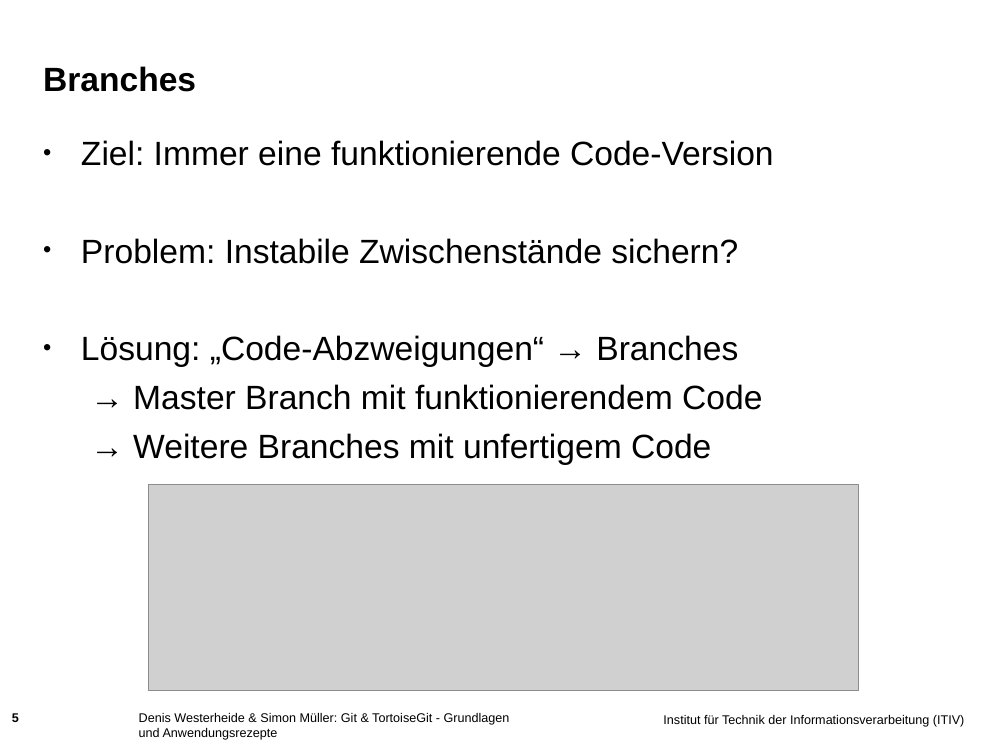
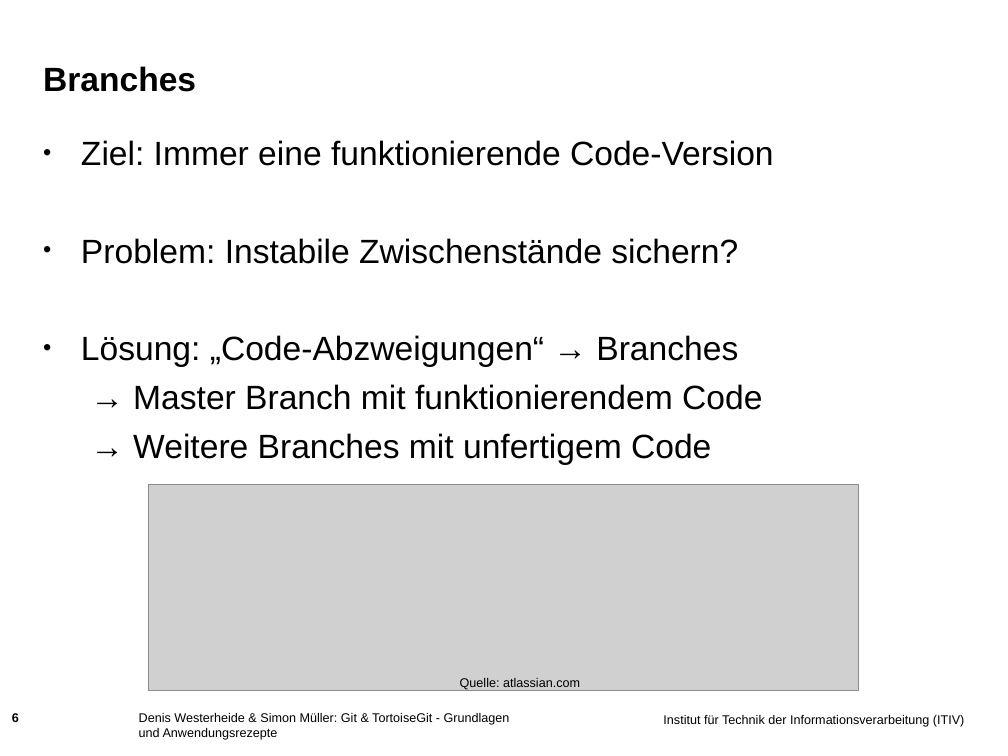
Before and after one commit to muellesi/PSE_2018, a slide deck: slide 6 of Präsentation/Simon/Praesentationsfolien_Simon.ppt (slide 5 before the commit). Drawn at 1008x756 pixels with LibreOffice and Linux fonts; fonts in the diff are those of the drawing; grey boxes stand for pictures; background and template pictures are left out. Boxes give left, top, right and bottom in pixels: in the first picture for what was removed or moved away, otherwise in the second. Text is boxed around its words. In the diff, an @@ line names an element or a change of style, - is before the commit and + after.

```diff
--- a/Präsentation/Simon/Praesentationsfolien_Simon.ppt
+++ b/Präsentation/Simon/Praesentationsfolien_Simon.ppt
@@ text added at [460, 678, 580, 690], 9 pt, text #000000 @@
+Quelle: atlassian.com
```
Also in this commit, not shown: 4 other slides changed, 1 slide added, 2 other files.
